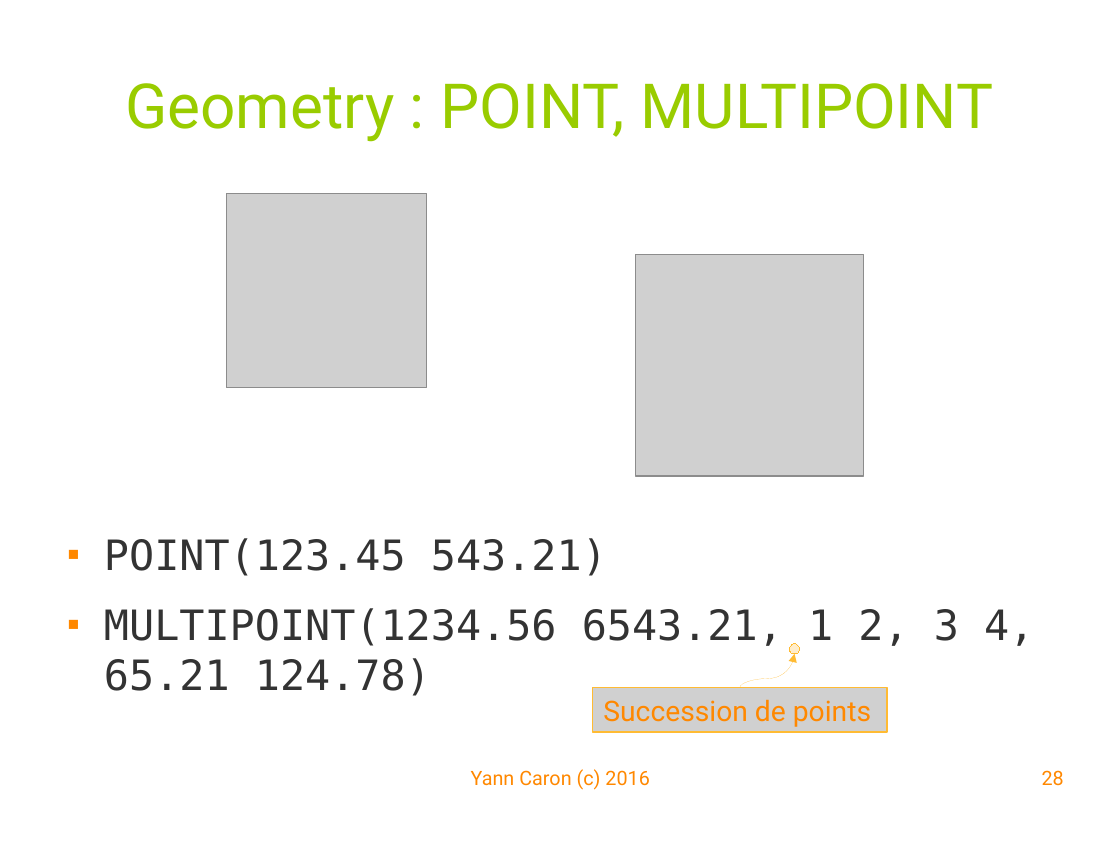
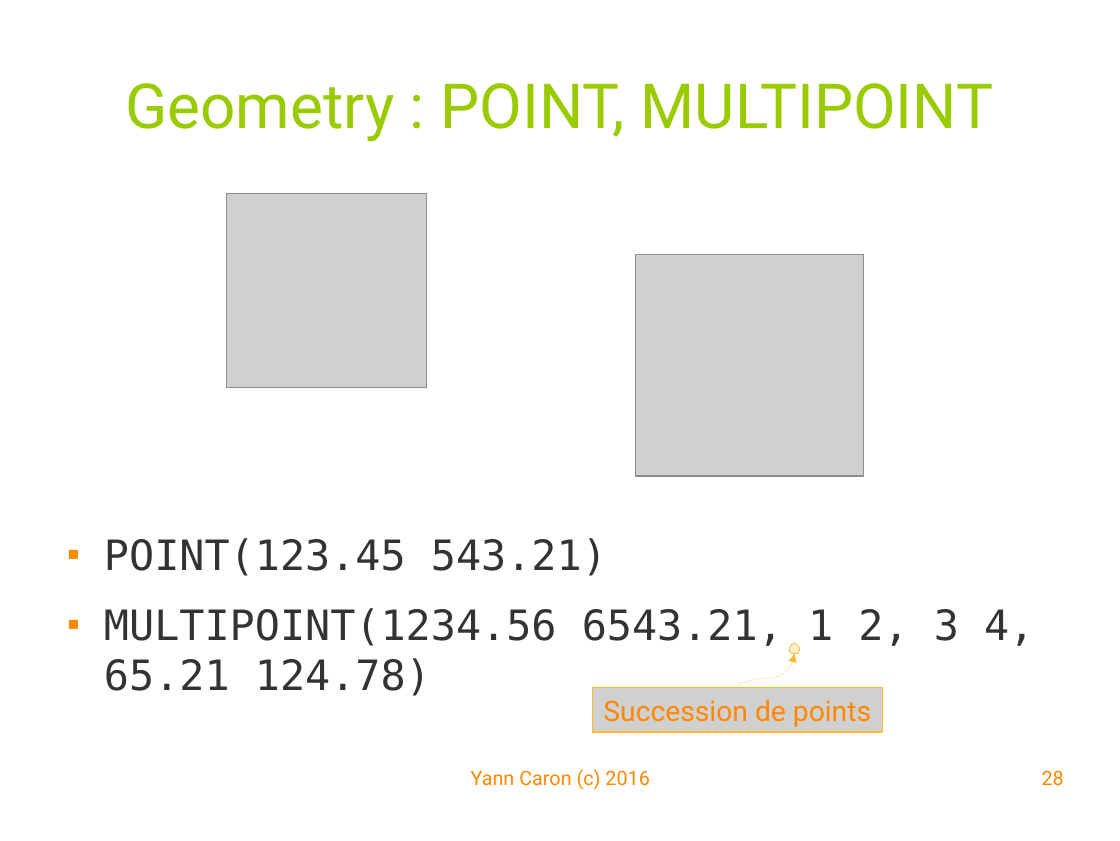
Before and after one commit to YannCaron/Android-ENSG, a slide deck: slide 28 of 10 - Spatialite.odp. Drawn at 1120x841 pixels with LibreOffice and Linux fonts; fonts in the diff are those of the drawing; grey boxes stand for pictures; background and template pictures are left out. Boxes give left, top, right and bottom in pixels: in the first picture for what was removed or moved away, otherwise in the second. Text is boxed around its words. In the diff, an @@ line names an element or a change of style, - is before the commit and + after.

```diff
--- a/10 - Spatialite.odp
+++ b/10 - Spatialite.odp
@@ curved arrow moved from (740, 687) - (795, 654) to (737, 687) - (795, 654) @@
@@ picture "Succession de points": place and size @@
-picture "Succession de points" at (593, 687, 886, 732)
+picture "Succession de points" at (593, 687, 882, 732)
```
Also in this commit, not shown: 10 other slides changed, 8 other files.
